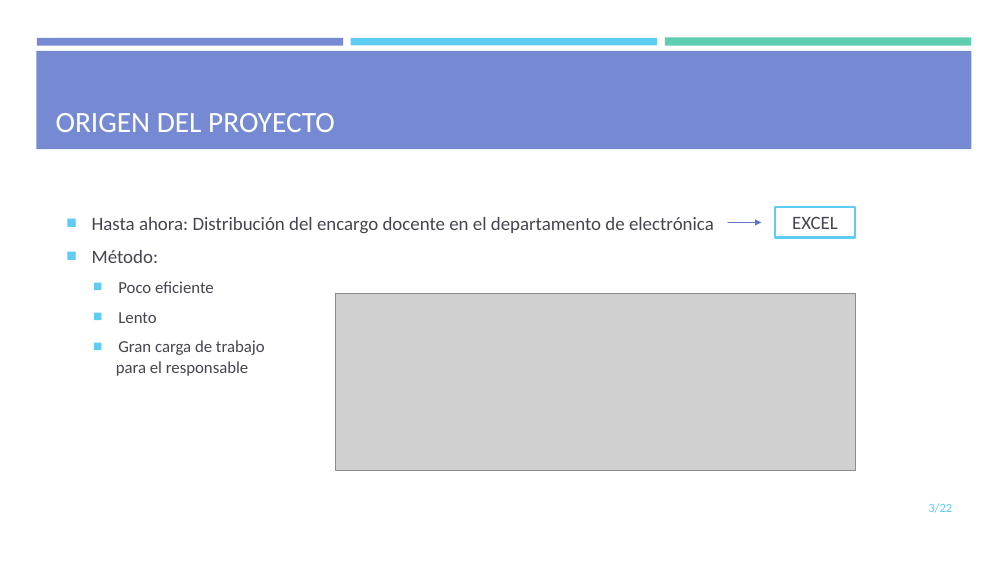
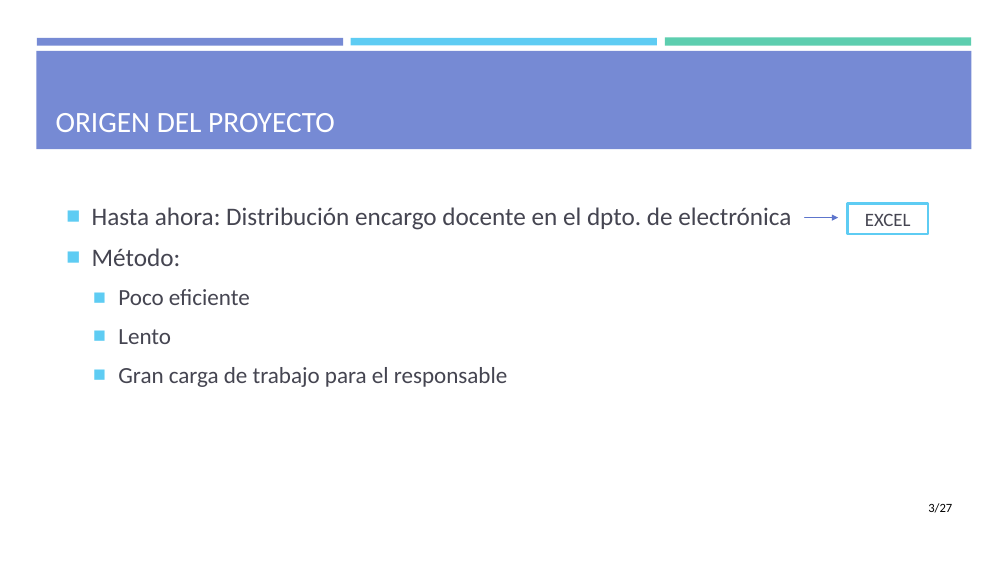
Before and after one commit to mdlunag/tfg, a slide deck: slide 3 of tfg_presentacio.pptx. Drawn at 1008x567 pixels with LibreOffice and Linux fonts; fonts in the diff are those of the drawing; grey boxes stand for pictures. Boxes give left, top, right and bottom in pixels: in the first picture for what was removed or moved away, otherwise in the second. Text is boxed around its words. In the diff, an @@ line names an element or a change of style, - is before the commit and + after.

```diff
--- a/tfg_presentacio.pptx
+++ b/tfg_presentacio.pptx
@@ text at [92, 207, 791, 230]: text changed; size 18 to 24 pt @@
-■ Hasta ahora: Distribución del encargo docente en el departamento de electrónica
+■ Hasta ahora: Distribución encargo docente en el dpto. de electrónica
@@ rectangle "EXCEL": place and size @@
-rectangle "EXCEL" at [775, 207, 855, 237]
+rectangle "EXCEL" at [848, 203, 928, 234]
@@ arrow moved from (728, 222) - (761, 222) to (805, 218) - (839, 218) @@
@@ text at [92, 248, 250, 344]: size 18 to 24 pt in "Método:"; size 16 to 22 pt in "Poco eficiente", "Lento"; more space between paragraphs @@
@@ picture removed at [335, 293, 855, 471] @@
@@ text at [118, 367, 507, 387]: text changed; size 16 to 22 pt @@
-  ■ Gran carga de trabajo
-  para el responsable
+  ■ Gran carga de trabajo para el responsable
@@ page number at [928, 503, 952, 513]: text changed; text colour #5ECCF3 to #000000 @@
-3/22
+3/27
```
Also in this commit, not shown: 19 other slides changed, 5 slides added, 1 other file.
